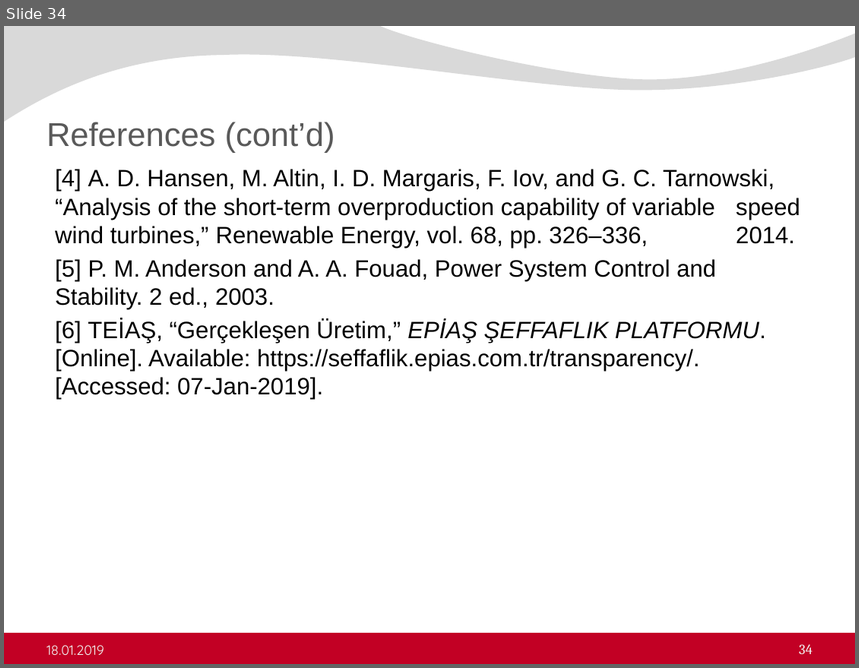
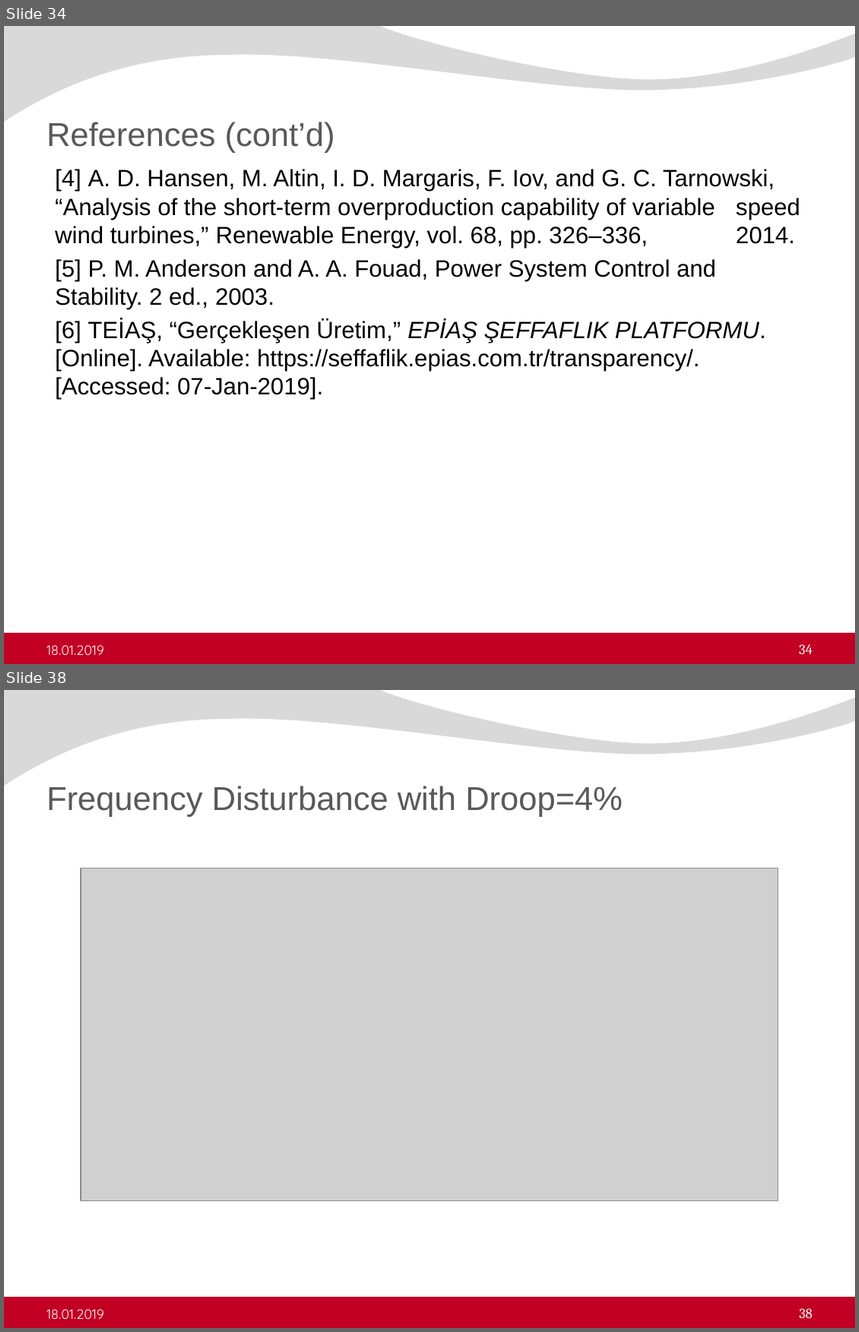
Before and after one commit to ErencanDuymaz/Research, a slide deck: Thesis/Thesis Defence/Erencan_Duymaz_thesis_defence.pptx. Shown one above the other, each under a label of ours: slide 34 before the commit, slides 34 and 38 after it; the slides between them are not shown. The pictures are 859x668 and 859x1332 pixels, drawn with LibreOffice and Linux fonts; fonts in the diff are those of the drawing; grey boxes stand for pictures; background and template pictures are left out. Boxes give left, top, right and bottom in pixels: in the first picture for what was removed or moved away, otherwise in the second. Text is boxed around its words. In the diff, an @@ line names an element or a change of style, - is before the commit and + after.

```diff
--- a/Thesis/Thesis Defence/Erencan_Duymaz_thesis_defence.pptx
+++ b/Thesis/Thesis Defence/Erencan_Duymaz_thesis_defence.pptx
@@ slide 38 added at box(4, 690, 855, 1328), background #FFFFFF; not listed: 2 template elements that a slide beside it also shows @@
@@ title added at box(47, 786, 623, 817), 28 pt, text #595959 @@
+Frequency Disturbance with Droop=4%
@@ picture added at box(81, 869, 778, 1201) @@
@@ text added at box(47, 1309, 104, 1319), 11.5 pt, text #F2F2F2 @@
+18.01.2019
@@ page number added at box(799, 1309, 813, 1319), 12 pt, text #F2F2F2 @@
+38
```
Also in this commit, not shown: 4 slides changed, 6 other slides added, 9 other files.
